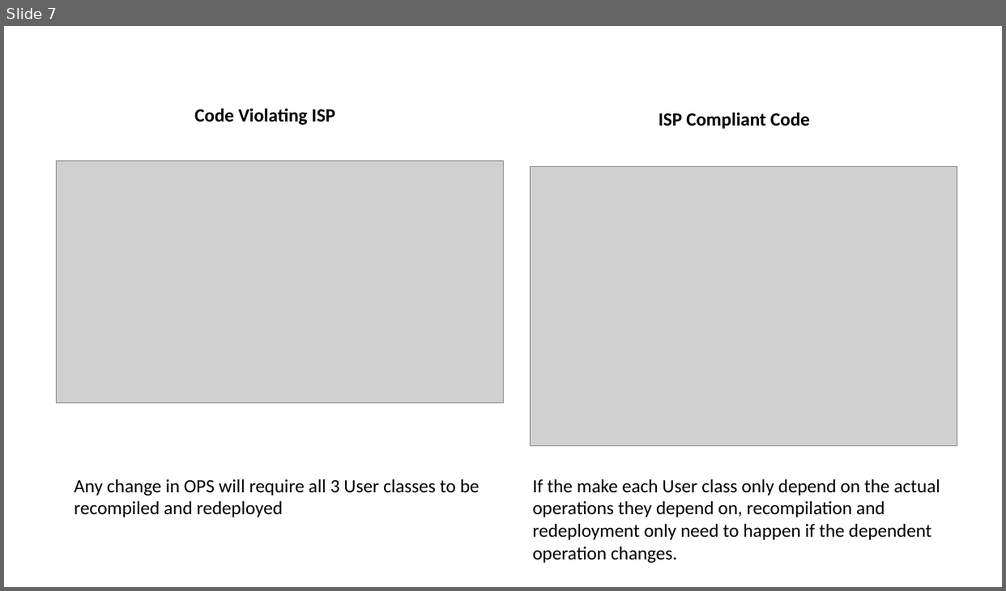
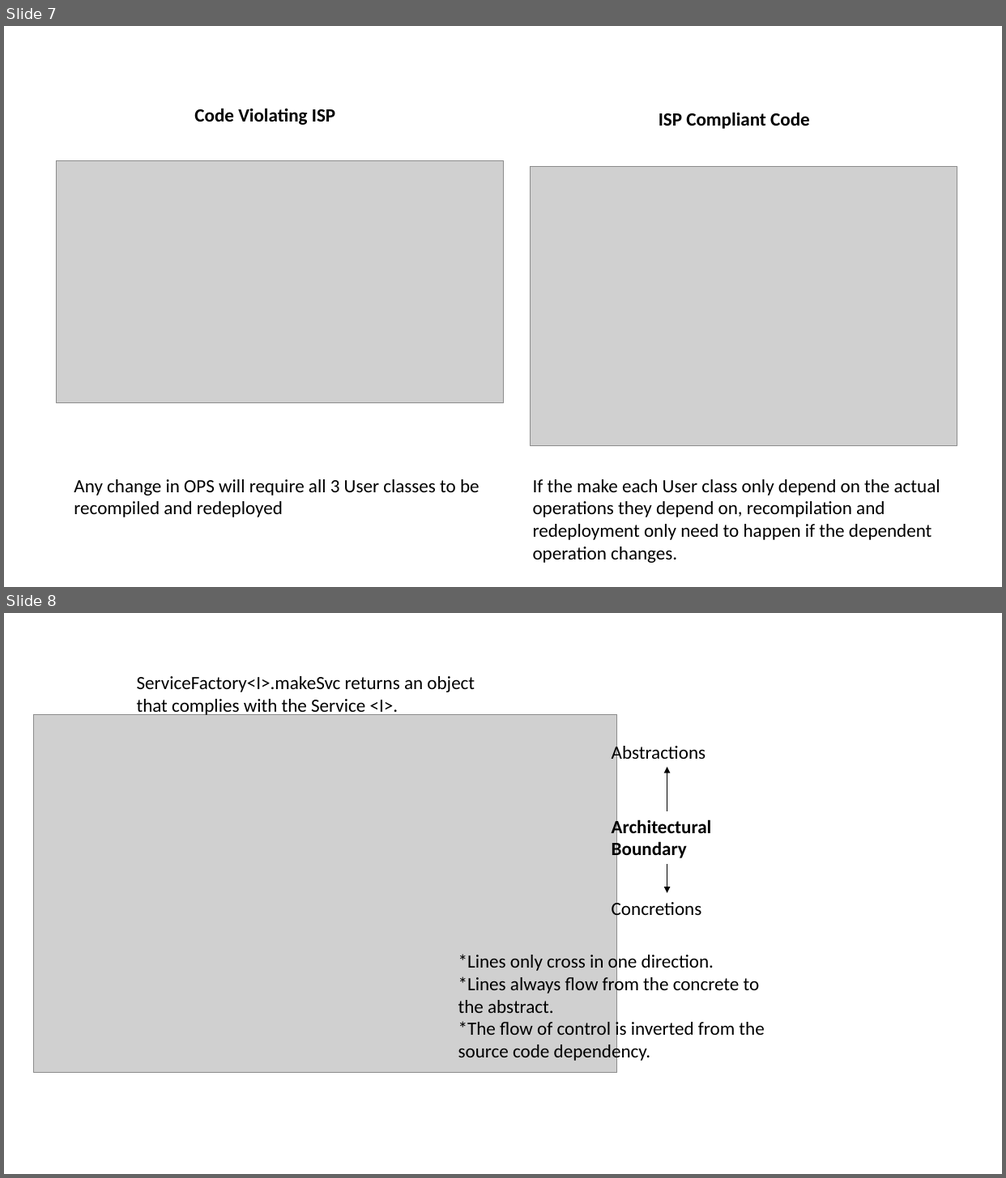
Before and after one commit to serodriguez68/clean-architecture, a slide deck: images/editable-images.pptx. Shown one above the other, each under a label of ours: slide 7 before the commit, slides 7 and 8 after it. The pictures are 1006x591 and 1006x1178 pixels, drawn with LibreOffice and Linux fonts; fonts in the diff are those of the drawing; grey boxes stand for pictures. Boxes give left, top, right and bottom in pixels: in the first picture for what was removed or moved away, otherwise in the second. Text is boxed around its words. In the diff, an @@ line names an element or a change of style, - is before the commit and + after.

```diff
--- a/images/editable-images.pptx
+++ b/images/editable-images.pptx
@@ slide 8 added at bbox=[4, 613, 1002, 1174], background #FFFFFF @@
@@ text added at bbox=[137, 676, 475, 717], 18 pt, text #000000 @@
+ServiceFactory<I>.makeSvc returns an object that complies with the Service <I>.
@@ picture added at bbox=[34, 714, 617, 1072] @@
@@ text added at bbox=[612, 743, 705, 764], 18 pt, text #000000 @@
+Abstractions
@@ arrow added from (667, 811) to (667, 767), #000000 0.5 pt @@
@@ text added at bbox=[612, 817, 712, 861], 18 pt, text #000000, bold @@
+Architectural Boundary
@@ arrow added from (667, 864) to (667, 893), #000000 0.5 pt @@
@@ text added at bbox=[612, 899, 702, 920], 18 pt, text #000000 @@
+Concretions
@@ text added at bbox=[458, 952, 764, 1063], 18 pt, text #000000 @@
+*Lines only cross in one direction.
+*Lines always flow from the concrete to the abstract.
+*The flow of control is inverted from the source code dependency.
```
Also in this commit, not shown: 2 other files.
